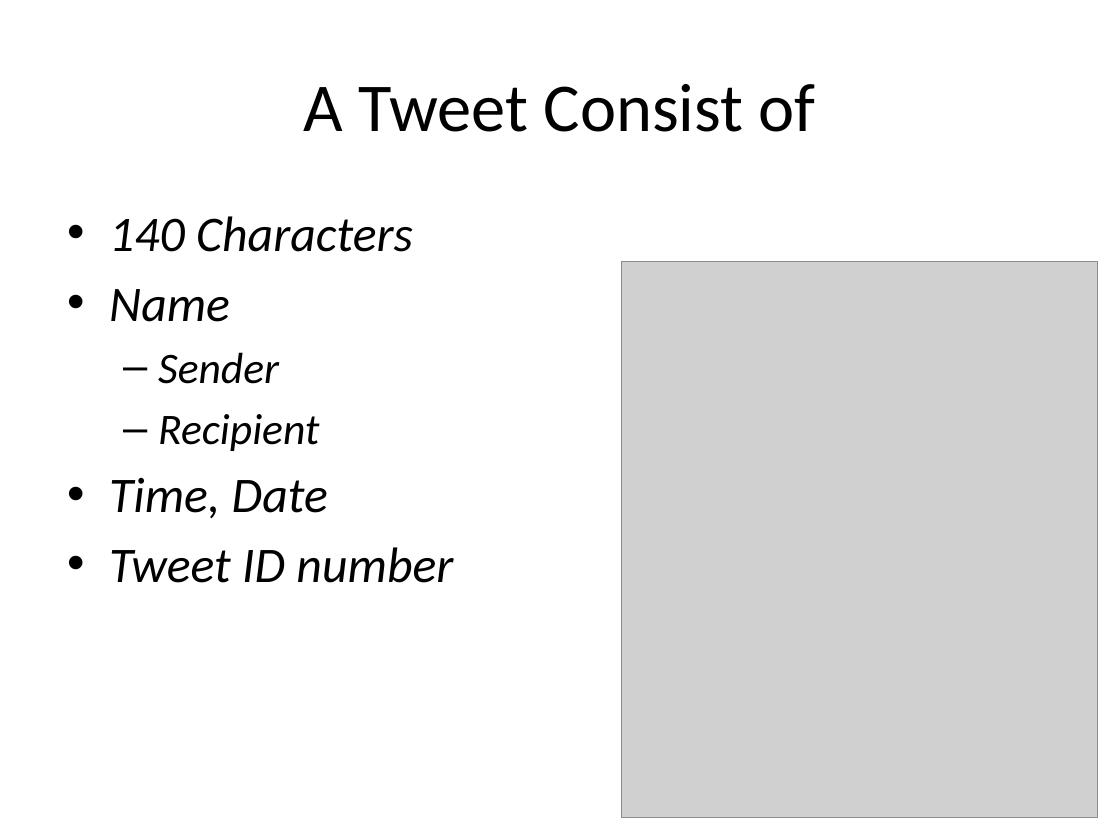
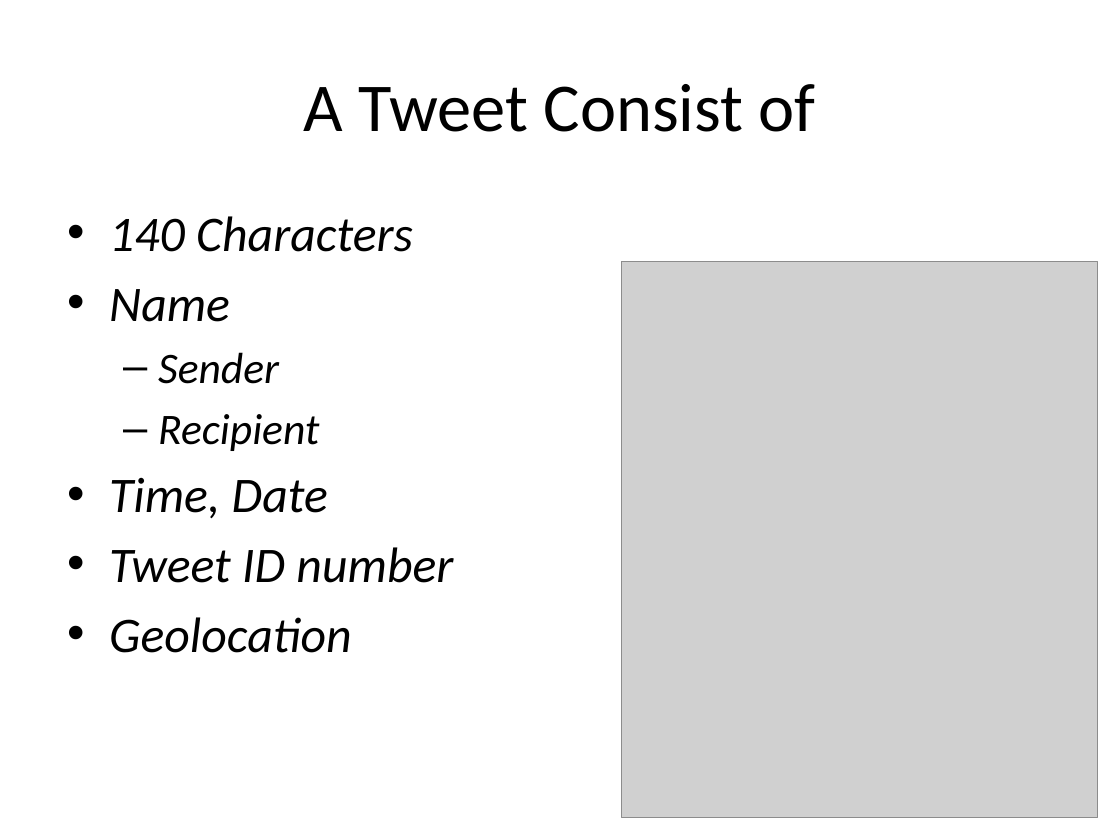
Before and after one commit to isurup/kalle-martin-group, a slide deck: slide 2 of SSE3/MartinPresentation/project.pptx. Drawn at 1120x840 pixels with LibreOffice and Linux fonts; fonts in the diff are those of the drawing; grey boxes stand for pictures. Boxes give left, top, right and bottom in pixels: in the first picture for what was removed or moved away, otherwise in the second. Text is boxed around its words. In the diff, an @@ line names an element or a change of style, - is before the commit and + after.

```diff
--- a/SSE3/MartinPresentation/project.pptx
+++ b/SSE3/MartinPresentation/project.pptx
@@ text at [109, 617, 351, 653]: paragraph added @@
+• Geolocation
```
Also in this commit, not shown: 1 other slide changed.
